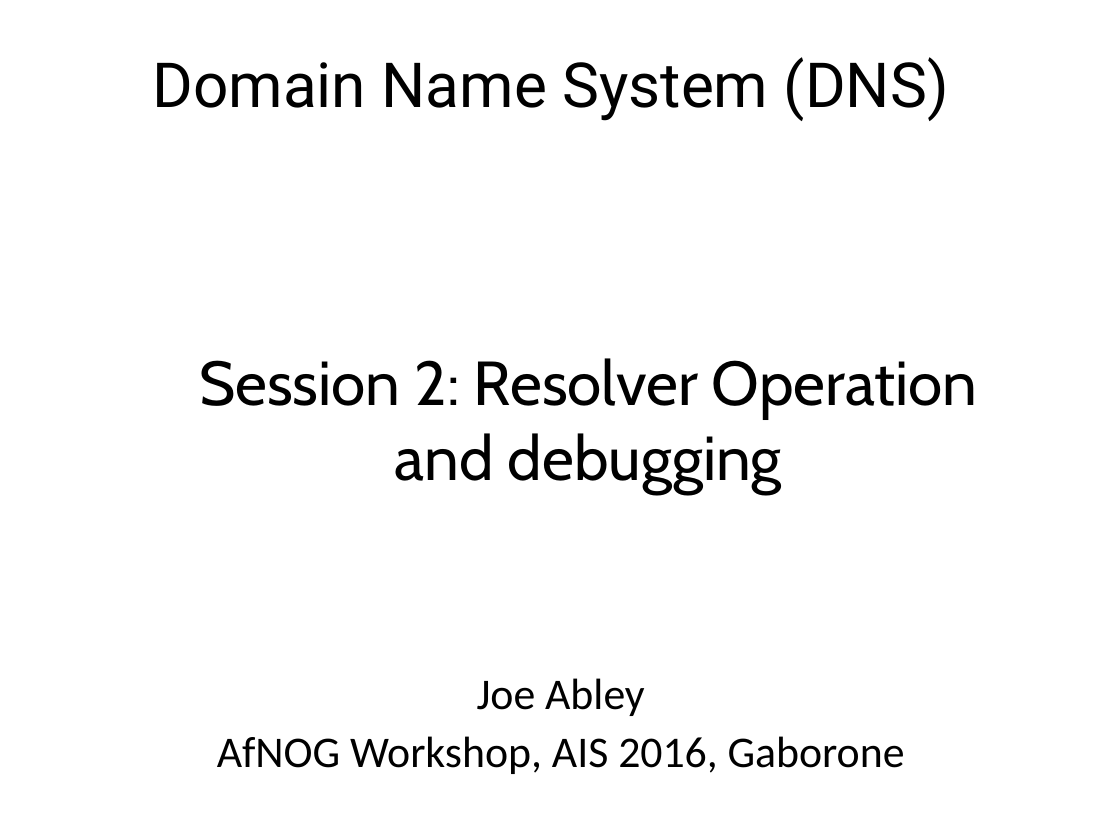
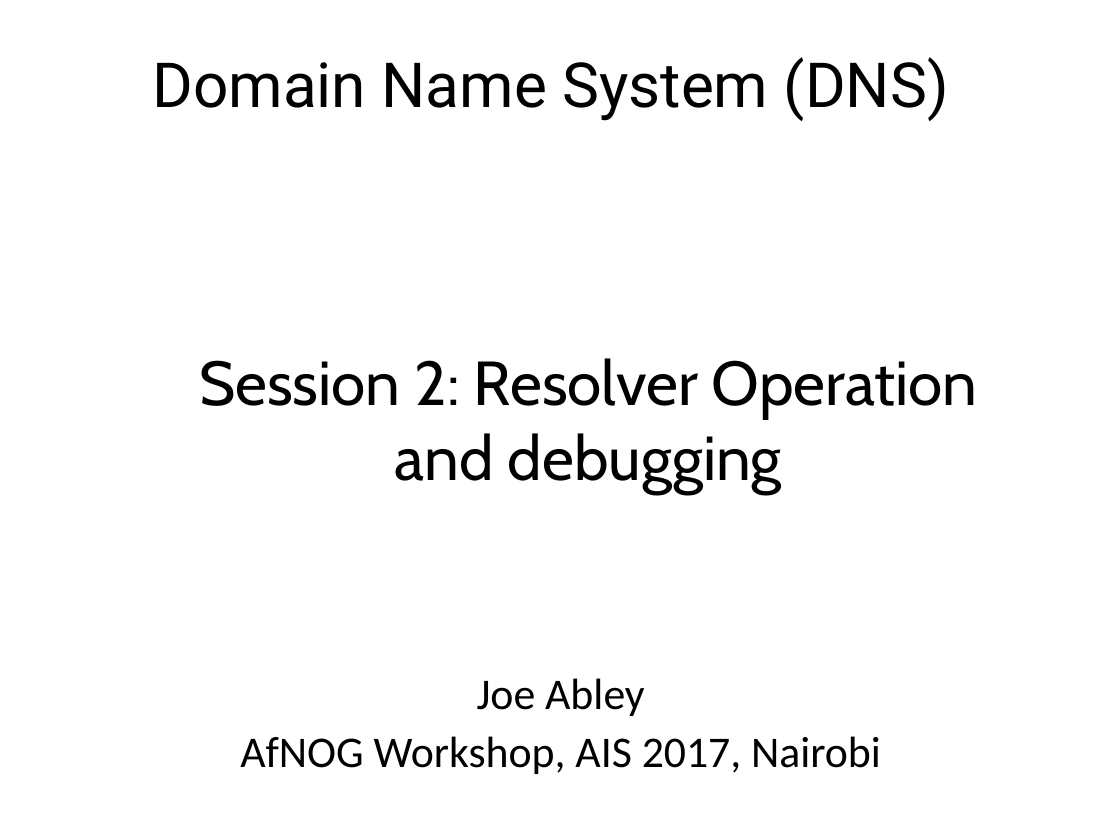
Before and after one commit to afnog/sse, a slide deck: slide 1 of dns/dns2-presentation.pptx. Drawn at 1120x840 pixels with LibreOffice and Linux fonts; fonts in the diff are those of the drawing; background and template pictures are left out. Boxes give left, top, right and bottom in pixels: in the first picture for what was removed or moved away, otherwise in the second. Text is boxed around its words. In the diff, an @@ line names an element or a change of style, - is before the commit and + after.

Commit message:
/ ‘dns/dns2-presentation.pptx’

```diff
--- a/dns/dns2-presentation.pptx
+++ b/dns/dns2-presentation.pptx
@@ text at (240, 736, 881, 774): text changed @@
-AfNOG Workshop, AIS 2016, Gaborone
+AfNOG Workshop, AIS 2017, Nairobi
```
Also in this commit, not shown: 1 other slide changed.
